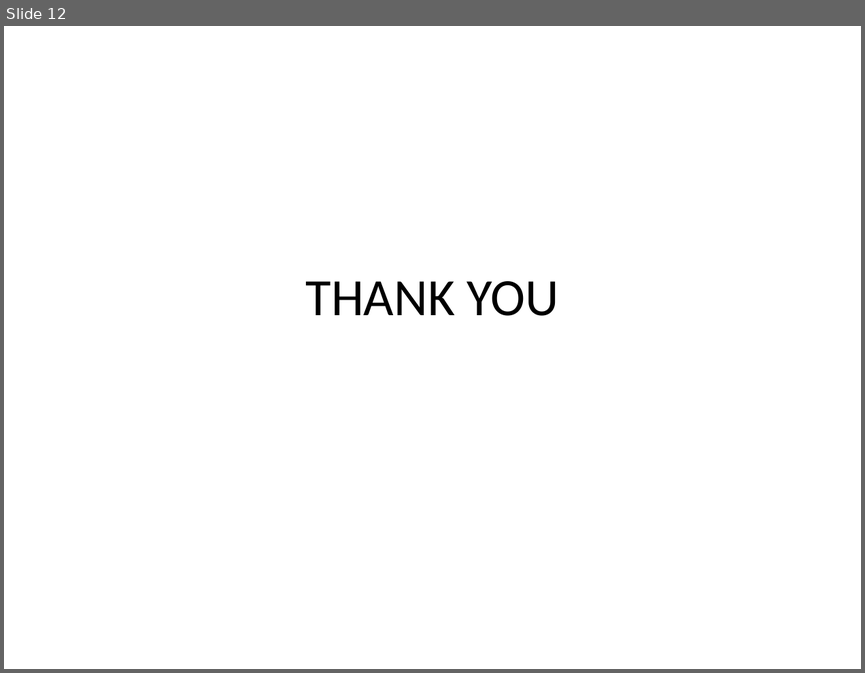
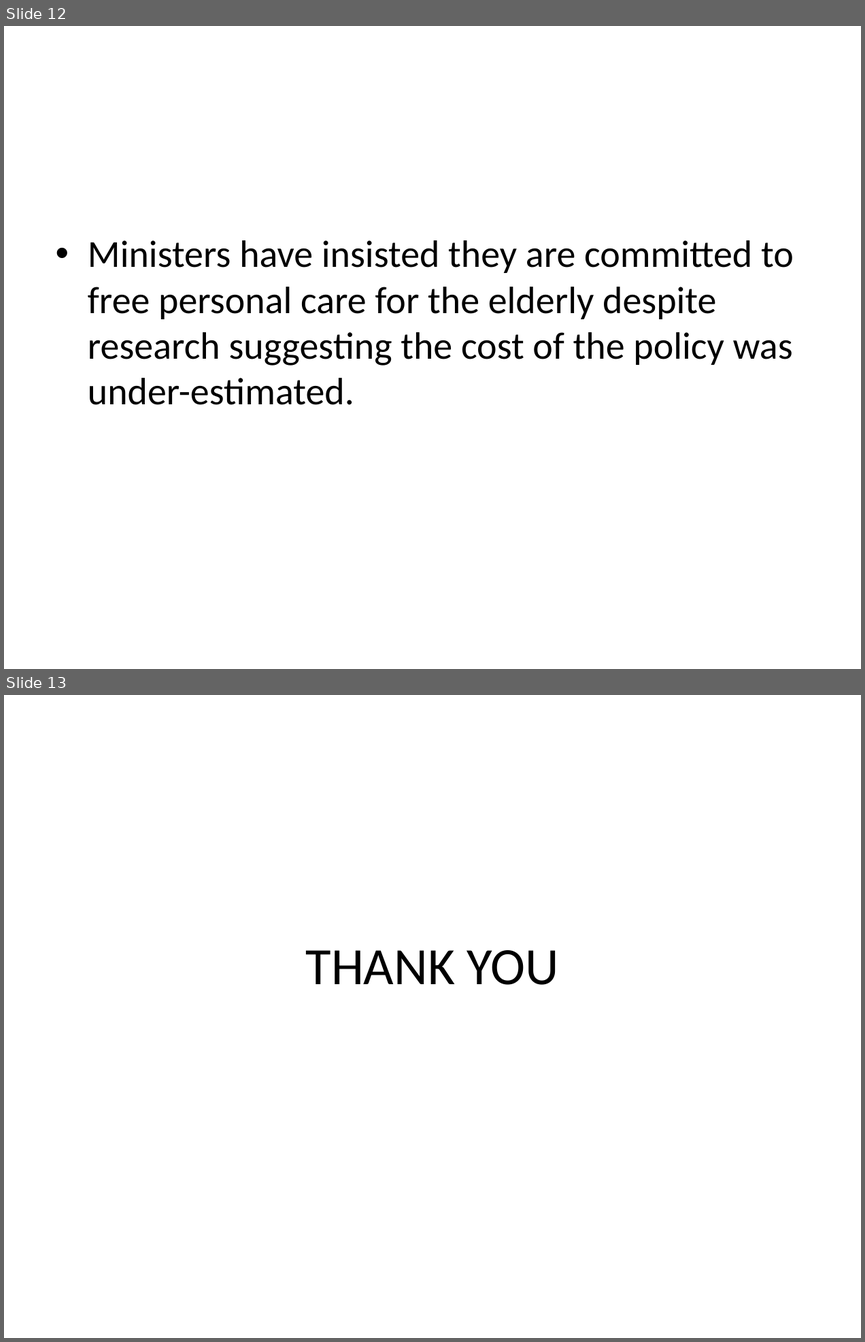
Before and after one commit to MayankVachher/Shortie, a slide deck: title.pptx. Shown one above the other, each under a label of ours: slide 12 before the commit, slides 12 and 13 after it. The pictures are 865x673 and 865x1342 pixels, drawn with LibreOffice and Linux fonts; fonts in the diff are those of the drawing. Boxes give left, top, right and bottom in pixels: in the first picture for what was removed or moved away, otherwise in the second. Text is boxed around its words. In the diff, an @@ line names an element or a change of style, - is before the commit and + after.

```diff
--- a/title.pptx
+++ b/title.pptx
@@ slide 12 added at [4,26,861,669], background #FFFFFF @@
@@ text added at [88,240,793,405], 32 pt, text #000000 @@
+• Ministers have insisted they are committed to free personal care for the elderly despite research suggesting the cost of the policy was under-estimated.
@@ what was slide 12 is now slide 13 @@
```
Also in this commit, not shown: 11 other slides added, 11 slides removed, 12 other files.
